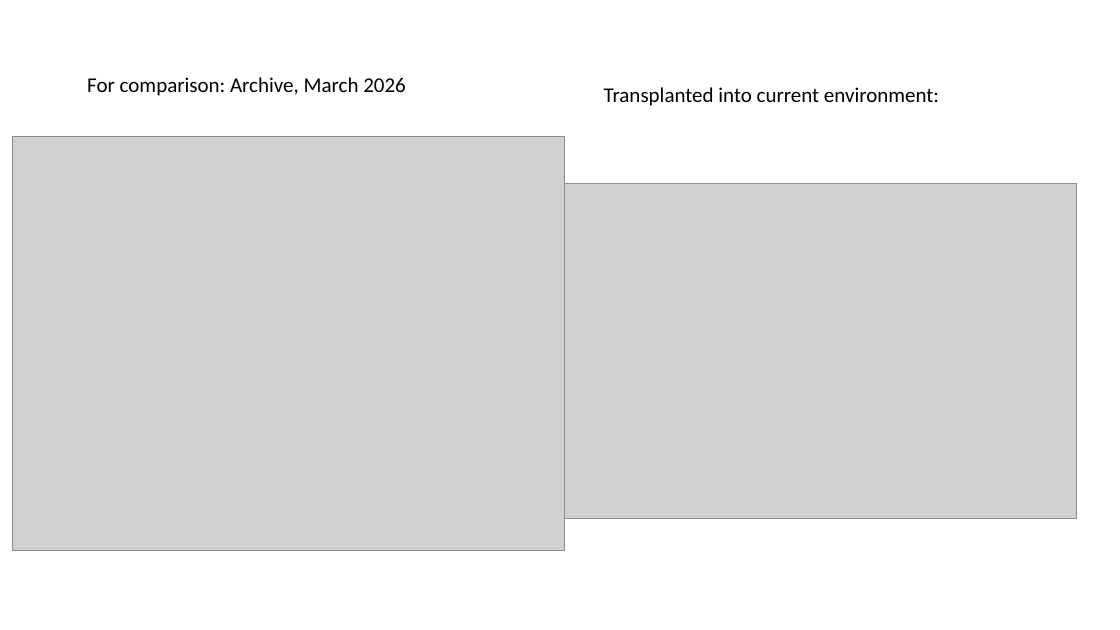
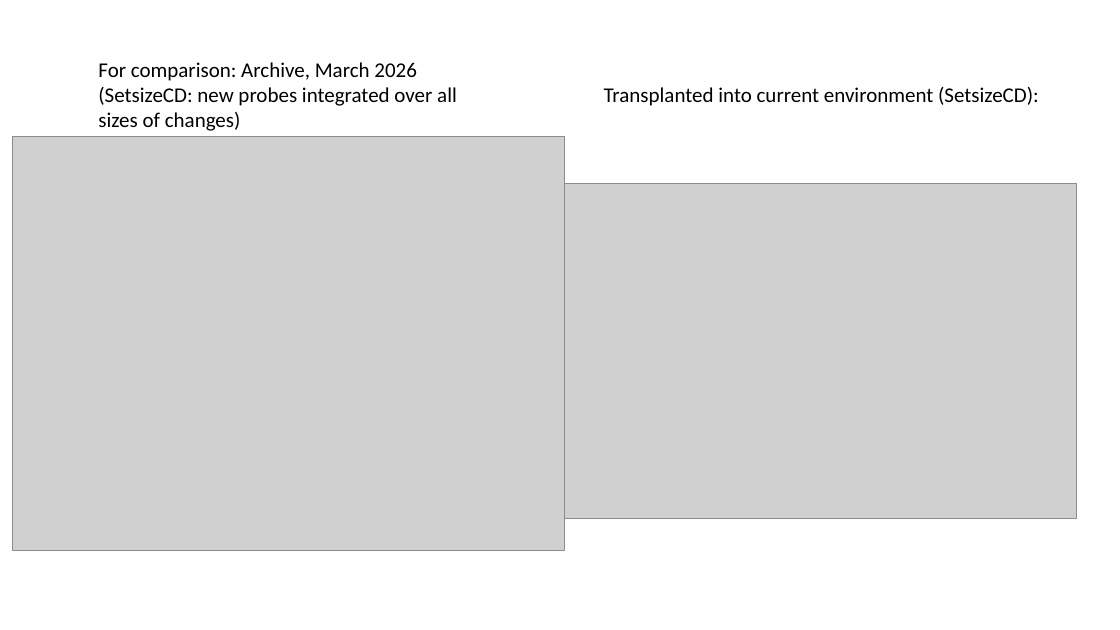
Before and after one commit to oberauer/IM.Simulation, a slide deck: slide 150 of IMSim.Mediated.Results.pptx (slide 149 before the commit). Drawn at 1120x630 pixels with LibreOffice and Linux fonts; fonts in the diff are those of the drawing; grey boxes stand for pictures. Boxes give left, top, right and bottom in pixels: in the first picture for what was removed or moved away, otherwise in the second. Text is boxed around its words. In the diff, an @@ line names an element or a change of style, - is before the commit and + after.

Commit message:
Added diagnostics to SetsizeDeltaCD

```diff
--- a/IMSim.Mediated.Results.pptx
+++ b/IMSim.Mediated.Results.pptx
@@ text at (x1=98, y1=62, x2=457, y2=131): text changed @@
-For comparison: Archive, March 2026
+For comparison: Archive, March 2026 (SetsizeCD: new probes integrated over all sizes of changes)
@@ text at (x1=604, y1=87, x2=1039, y2=106): text changed @@
-Transplanted into current environment:
+Transplanted into current environment (SetsizeCD):
```
Also in this commit, not shown: 2 other slides changed, 1 slide added, 5 other files.
